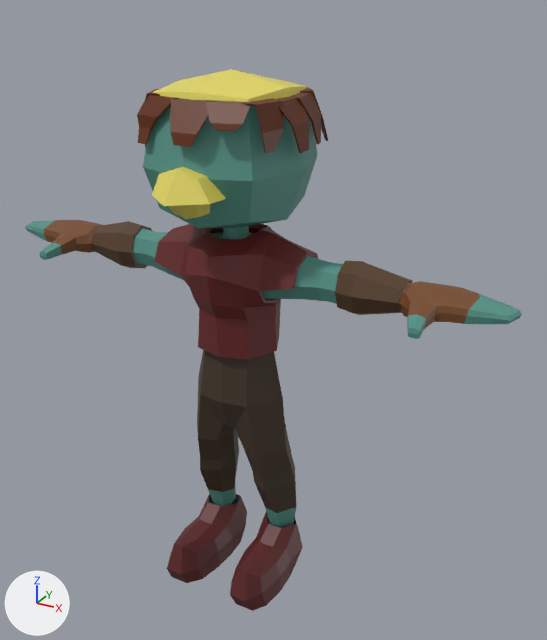
A saved change to the FBX model Kappa's Quest/Assets/1_Personagens/0_Kappa/Modelo/Kappa.v2.fbx.
One viewpoint serves both versions: a 50 mm lens placed at (2.09, -3.38, 3.43), pointed at (0.13, 0.19, 1.65). The lights are fixed; the arrows at lower left show +X, +Y and +Z. Where no turn or scale is listed for an object, it has been applied to the vertices.

Objects in the first picture: 'Armadura 1', 'Cabelo', 'Cabeça', 'Corpo'.
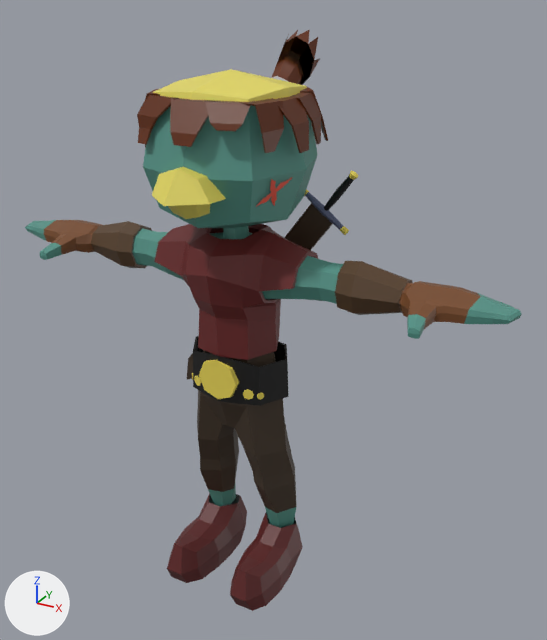
Where the newer file only moved an object's origin or applied its transform, the numbers keep the older frame.

What the commit changed:
Material 'Material.004' (mat_material_004) is new.
Its base color is (0.497, 0.497, 0.497) (grey #bbbbbb).
Material 'Material.014' (mat_material_014) is new.
Its base color is (0.8, 0.655, 0.0936) (yellow #e7d456).
Material 'Material.007' (mat_material_007) is new.
Its base color is (0.8, 0.0811, 0.0406) (red #e75039).
Material 'Material.008' (mat_material_008) is new.
Its base color is (0.0999, 0.122, 0.22) (blue #596281).
Mesh me_torus is new.
It has 282 vertices, 288 faces and spans x -0.11..0.106, y -0.126..0.351, z -0.128..0.309.
Faces by material slot: [264, 24].
It uses material mat_material_004 (grey #bbbbbb).
It uses material mat_material (brown #632900).
Mesh me_cylinder_001 is new.
It has 125 vertices, 120 faces and spans x -0.318..0.319, y -0.196..0.278, z -0.125..0.161.
Faces by material slot: [40, 80].
It uses material mat_material_013 (black #0c0c0c).
It uses material mat_material_014 (yellow #e7d456).
Mesh me_plane_001 is new.
It has 39 vertices, 24 faces and spans x -0.049..0.053, y -0.098..0.098, z -0.084..0.078.
It uses material mat_material_007 (red #e75039).
Mesh me_cube is new.
It has 111 vertices, 114 faces and spans x -0.97..0.2, y -0.03..0.03, z -1.28..0.25.
Faces by material slot: [10, 16, 16, 72].
It uses material mat_material_006 (brown #413325).
It uses material mat_material_013 (black #0c0c0c).
It uses material mat_material_008 (blue #596281).
It uses material mat_material_014 (yellow #e7d456).
Object 'Coque Samurai' (ob_coque_samurai) is new; it shows me_torus.
Its location is (0.003, 0.468, 2.904).
Object 'Cinto de Campeao' (ob_cinto_de_campeao) is new; it shows me_cylinder_001.
Its location is (0.009, -0.041, 1.407).
Object 'Cicatriz' (ob_cicatriz) is new; it shows me_plane_001.
Its location is (0.348, -0.212, 2.523).
Object 'Espada' (ob_espada) is new; it shows me_cube.
Its location is (0.38, 0.288, 2.304).

Location of each change, [x1, y1, x2, y2] in pixels of the pictures (547 x 640 px):
'Cinto de Campeao', added
    after: [192, 336, 289, 406]
    faces in mat_material_013 (black #0c0c0c): [193, 336, 289, 406]
    faces in mat_material_014 (yellow #e7d456): [192, 360, 264, 400]
'Espada', added (black)
    after: [187, 171, 358, 379]
    faces in mat_material_006 (brown #413325): [187, 203, 333, 379]
    faces in mat_material_008 (blue #596281): [305, 192, 343, 230]
    faces in mat_material_013 (black #0c0c0c): [324, 176, 354, 211]
    faces in mat_material_014 (yellow #e7d456): [304, 171, 358, 235]
'Coque Samurai', added
    after: [272, 30, 320, 85]
    faces in mat_material (brown #632900): [272, 30, 320, 85]
'Cicatriz', added
    after: [256, 177, 293, 207]
